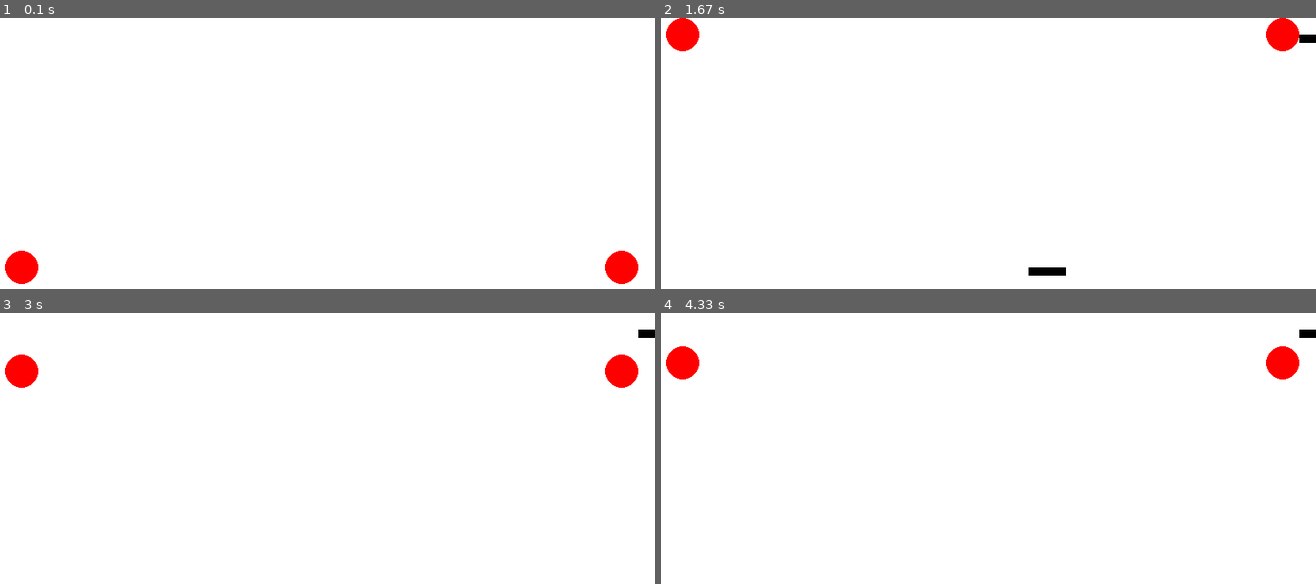
Above: before the commit, frames 1-4 (two rows, left to right).
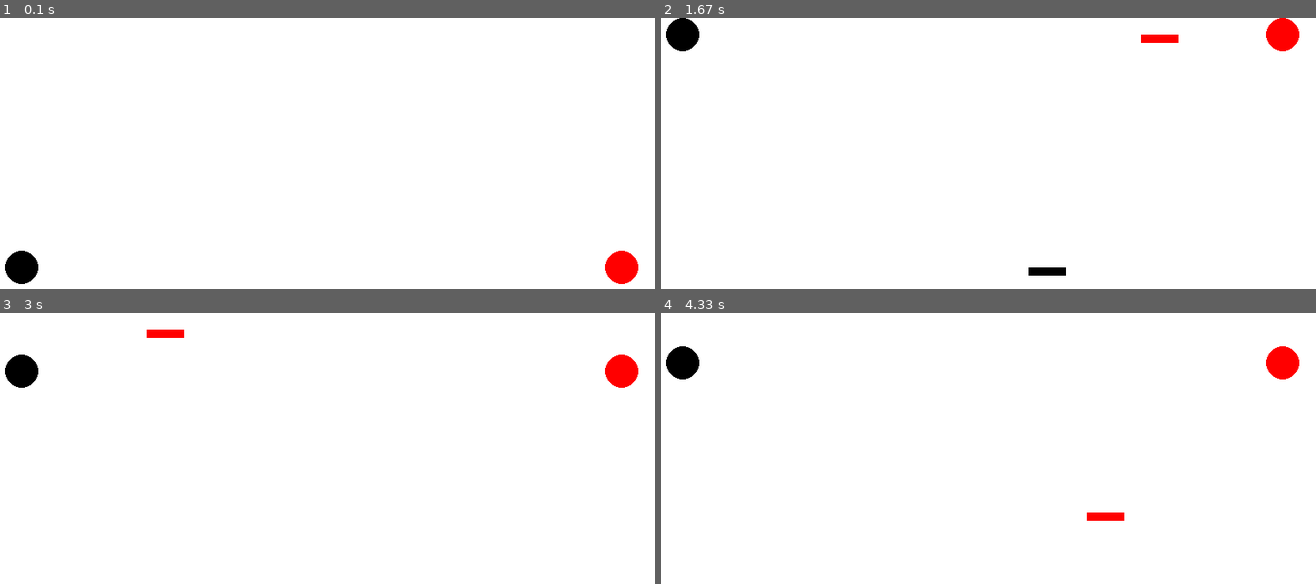
Above: after the commit, the same moments.

Repository: AreesSomani1234/ICD2O
Game: pygame game, started from Unit 6- Python Modules- Python Games/Day 7 - Unit Project/gameproject.py
Two runs of this game, one before a commit and one after it. Both use one fixed random seed, a clock stepped at 60 frames per second and the inputs below.
Inputs:
- Up to frame 1 (0.1 s): no input
- Up to frame 2 (1.67 s): tap D at 0.33 s; hold Up 0.67-1.13 s; hold W 0.67-1.13 s; hold Left from 1.17 s (still down)
- Up to frame 3 (3 s): release Left at 1.7 s; hold Down 1.73-2.03 s; hold S 1.73-2.03 s; hold Left 2.07-2.47 s; hold Up 2.5-2.87 s; hold W 2.5-2.87 s; hold Down from 2.9 s (still down); hold S from 2.9 s (still down)
- Up to frame 4 (4.33 s): release Down at 3.27 s; release S at 3.27 s; hold Left 3.3-3.77 s; hold Up 3.8-4.1 s; hold W 3.8-4.1 s

The runs differ from the first frame. In frame 1, 0.5% of the frame differs, in the area x 0-6%, y 85-99%; in frame 2, 0.7%, in the area x 0-100%, y 0-13%; in frame 3, 0.7%; in frame 4, 0.7%.

Commit message:
changes to game

Diff:
--- a/Unit 6- Python Modules- Python Games/Day 7 - Unit Project/gameproject.py
+++ b/Unit 6- Python Modules- Python Games/Day 7 - Unit Project/gameproject.py
@@ -10,7 +10,8 @@
 
 #Pygame Sound
 pygame.mixer.init()
-
+fire = pygame.mixer.Sound('fire.wav')
+small_bang = pygame.mixer.Sound('bangSmall.wav')
 
 #Colours
 BLACK = (0, 0, 0)
@@ -31,8 +32,8 @@
 pygame.display.set_caption("Super Pong")
 
 #Beginning Score
-left_side_score = 0
-right_side_score = 0
+left_score = 0
+right_score = 0
 
 #Paddle Sizes
 paddle_left_location_x = 40
@@ -51,7 +52,7 @@
 left_bullet = pygame.Rect(paddle_left_location_x + paddle_radius, paddle_left_location_y  , bullet_length, bullet_width)
 left_bullet_motion = False
 
-right_bullet = pygame.Rect(paddle_right_location_x + paddle_radius, paddle_right_location_y  , bullet_length, bullet_width)
+right_bullet = pygame.Rect(paddle_right_location_x - bullet_length + paddle_radius, paddle_right_location_y  , bullet_length,  bullet_width)
 right_bullet_motion = False
 
 bullet_speed = 5
@@ -70,7 +71,7 @@
     clock.tick(60)
 
     #Paddles
-    pygame.draw.circle(screen, RED, (paddle_left_location_x, paddle_left_location_y), paddle_radius)
+    pygame.draw.circle(screen, BLACK, (paddle_left_location_x, paddle_left_location_y), paddle_radius)
     pygame.draw.circle(screen, RED, (paddle_right_location_x, paddle_right_location_y), paddle_radius)
 
     #Recatangle around paddles
@@ -102,6 +103,7 @@
         left_bullet = pygame.Rect(paddle_left_location_x + paddle_radius, paddle_left_location_y , bullet_length, bullet_width)
         bullet_count_left += 1
         left_bullet_motion = True
+        pygame.mixer.Sound.play(fire)
 
     if left_bullet_motion:
         pygame.draw.rect(screen, BLACK, [left_bullet.x, left_bullet.y,left_bullet.w, left_bullet.h])
@@ -109,15 +111,19 @@
         if left_bullet.x >= SCREEN_WIDTH:
             left_bullet_motion = False
 
+
     #Right Shooting movement
     if (keys[pygame.K_LEFT]) and (right_bullet_motion == False) and (bullet_count_right <= 5):
-        right_bullet = pygame.Rect(paddle_right_location_x + paddle_radius, paddle_right_location_y  , bullet_length, bullet_width)
+        right_bullet = pygame.Rect(paddle_right_location_x - bullet_length + paddle_radius, paddle_right_location_y, bullet_length, bullet_width)
         bullet_count_right += 1
         right_bullet_motion = True
+        pygame.mixer.Sound.play(fire)
 
     if right_bullet_motion:
-        pygame.draw.rect(screen, BLACK, [right_bullet.x, right_bullet.y, right_bullet.w, right_bullet.h])
-
+        pygame.draw.rect(screen, RED, [right_bullet.x, right_bullet.y, right_bullet.w, right_bullet.h])
+        right_bullet.x -= bullet_speed
+        if right_bullet.x <= 0:
+            right_bullet_motion = False
 
     for event in pygame.event.get():
         if event.type == pygame.QUIT:
